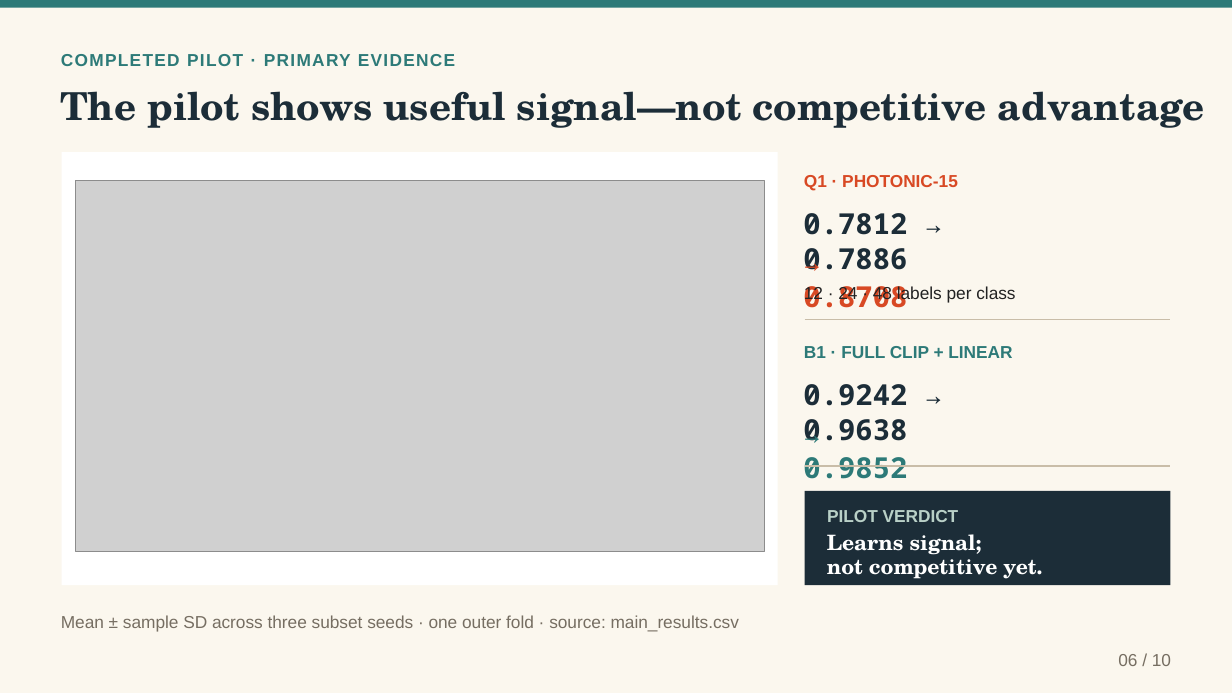
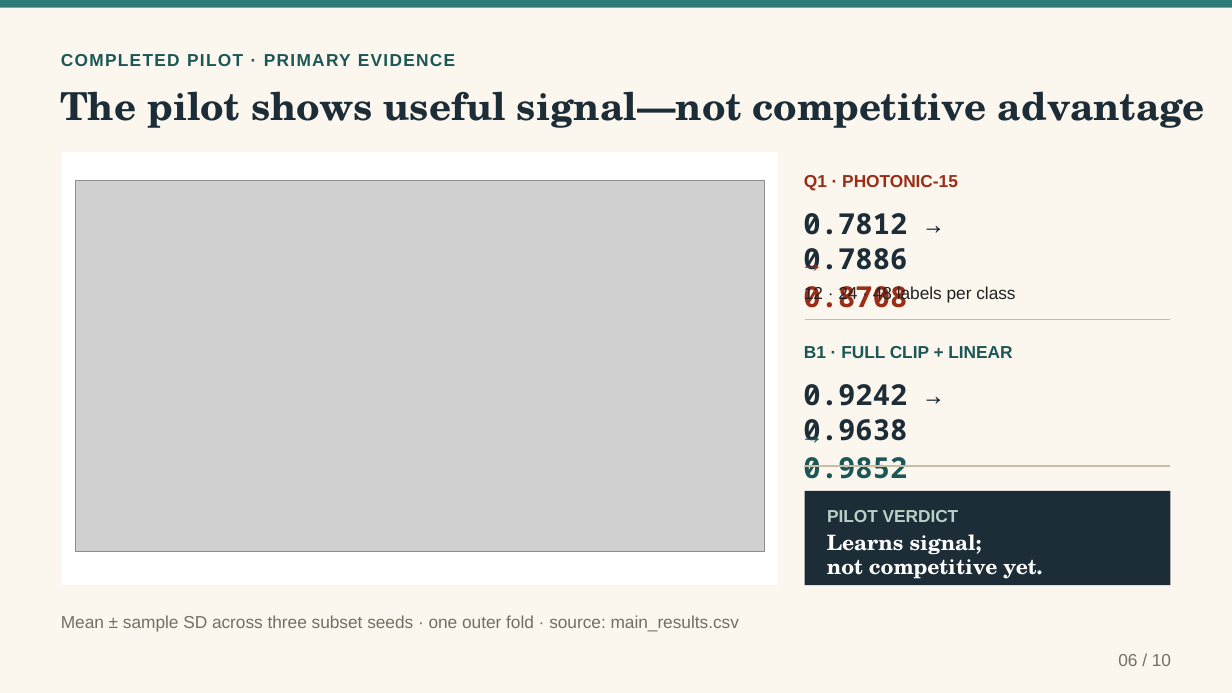
Before and after one commit to MonsieurNam/Quanova_Photonic_Defect_QML, a slide deck: slide 6 of deliverables/Quanova_Photonic_QML_Interview_Case_Study_20260911.pptx. Drawn at 1232x693 pixels with LibreOffice and Linux fonts; fonts in the diff are those of the drawing; grey boxes stand for pictures. Boxes give left, top, right and bottom in pixels: in the first picture for what was removed or moved away, otherwise in the second. Text is boxed around its words. In the diff, an @@ line names an element or a change of style, - is before the commit and + after.

```diff
--- a/deliverables/Quanova_Photonic_QML_Interview_Case_Study_20260911.pptx
+++ b/deliverables/Quanova_Photonic_QML_Interview_Case_Study_20260911.pptx
@@ text "Q1 · PHOTONIC-15" at <box>804,175,958,191</box>: text colour #D84924 to #9B2D17 @@
@@ text "→ 0.8708" at <box>803,286,907,308</box>: text colour #D84924 to #9B2D17 @@
@@ text colour #2D7A78 to #1B5756 in 3 elements at <box>61,54,455,66</box>, <box>804,346,1012,358</box>, <box>803,457,907,479</box> @@
```
Also in this commit, not shown: 9 other slides changed, 40 other files.
